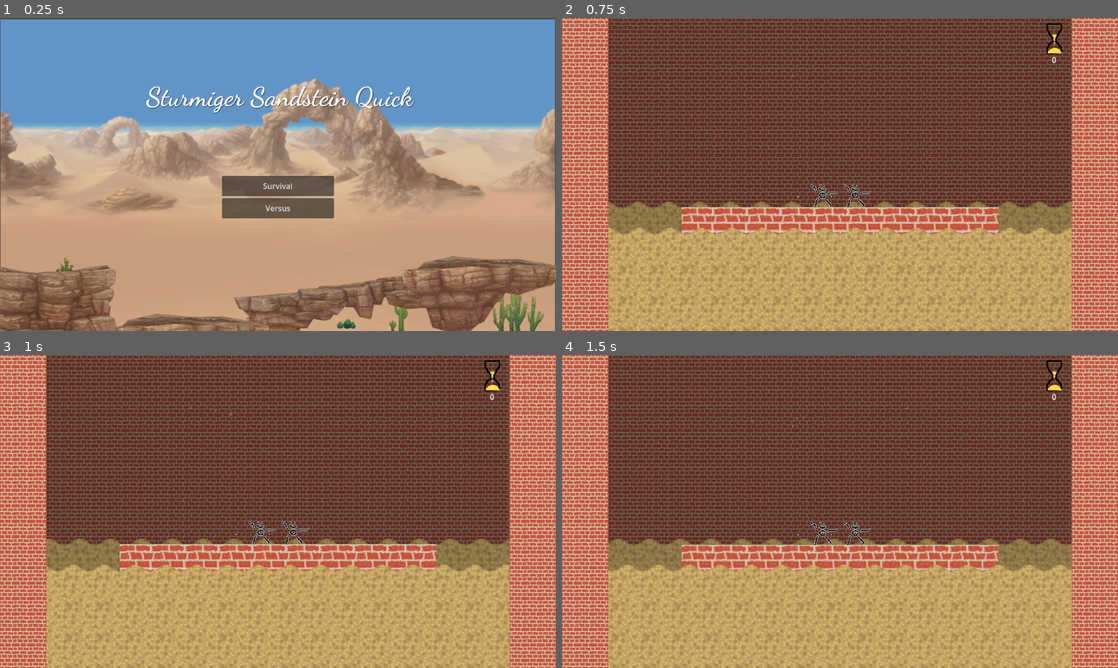
Above: before the commit, frames 1-4 (two rows, left to right).
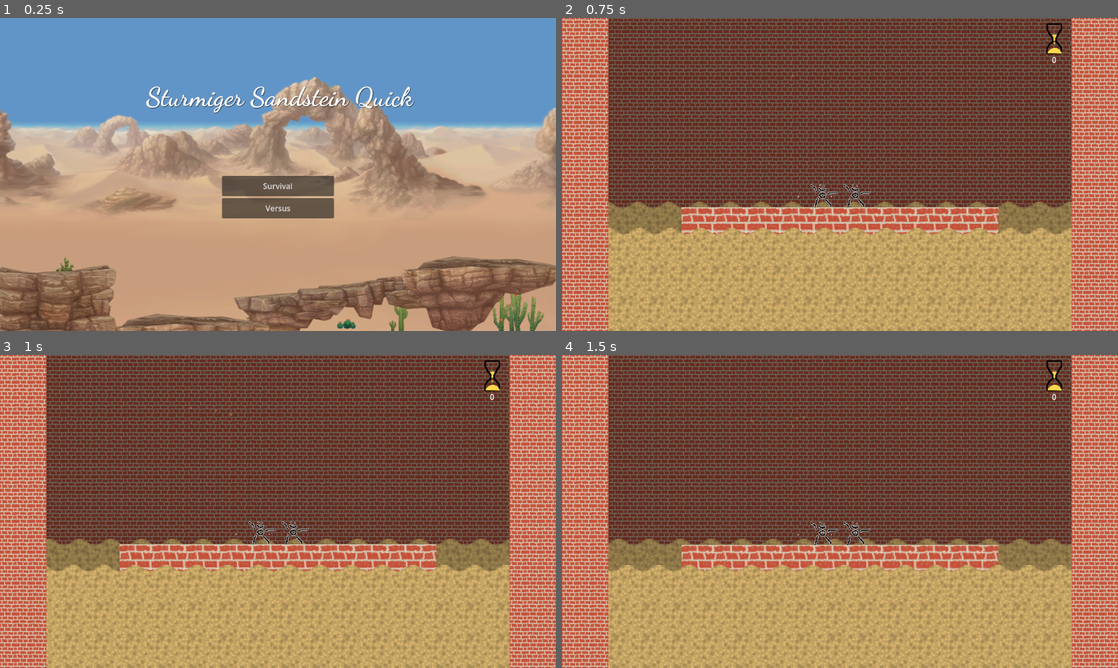
Above: after the commit, the same moments.

Repository: atomazu/quicksand
Game: Godot game, scene res://scenes/title/startmenu.tscn
Same seed, same stepped clock (60 frames per second), same inputs: the game is played once before the commit and once after it.
Inputs (mouse positions are in pixels of both pictures, inside the frame that each line leads up to):
- Up to frame 1 (0.25 s): no input
- Up to frame 2 (0.75 s): click "Survival" at 0.5 s
- Up to frame 3 (1 s): no input
- Up to frame 4 (1.5 s): move the mouse to (962, 495) at 1.27 s; tap Mouse wheel up (p1_wheel) at 1.35 s

The runs differ from the first frame. In frame 1, 1.7% of the frame differs, in the area x 0-100%, y 0-100%; in frame 2, nothing differs; in frame 3, nothing differs; in frame 4, nothing differs.

Commit message:
fixed start menu background

Diff:
--- a/scenes/title/startmenu.tscn
+++ b/scenes/title/startmenu.tscn
@@ -18,8 +18,8 @@
 [node name="Sprites" type="Node2D" parent="." unique_id=405477236]
 
 [node name="CethielDesertEdit" type="Sprite2D" parent="Sprites" unique_id=1791317749]
-position = Vector2(575.5, 323.625)
-scale = Vector2(1.4046456, 1.007422)
+position = Vector2(575.49994, 322.99997)
+scale = Vector2(1.4144254, 1.0218751)
 texture = ExtResource("1_hhy7i")
 
 [node name="27" type="Sprite2D" parent="Sprites" unique_id=1389720441]
